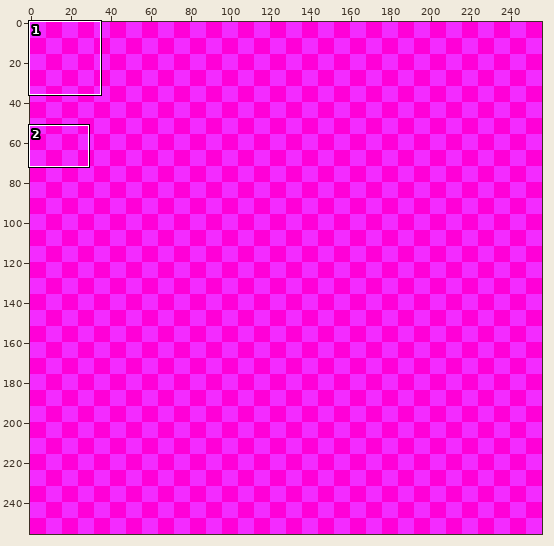
Two states of a sprite sheet, resources/atlas.png. Above, an overview of the earlier version with the close-up marked.
Close-up. Old version:
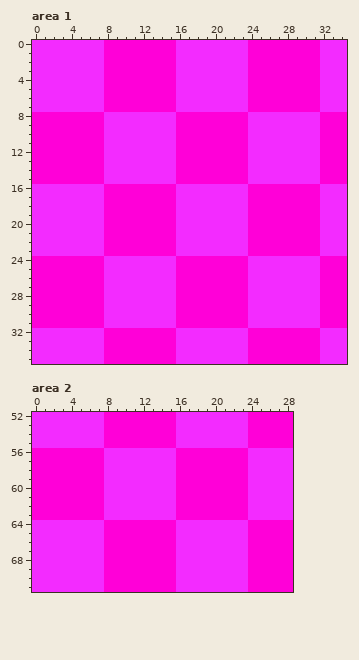
The file is 256x256 pixels. Shown: area 1: x 0..34, y 0..35; area 2: x 0..28, y 52..71. The commit also changed other parts of the picture, which this record leaves out.
New version:
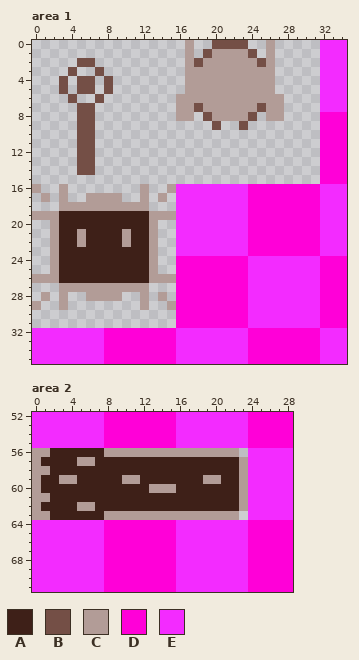
Palette (. is transparent): A #3e2018  B #744f46  C #b29c97  D #ff00d8  E #f32bff
Difference:
Changed rows in their new state; - is an unchanged pixel.
Area 1:
first column x 0:
 0 .................C..BBBB..C.....
 1 .................C.BCCCCB.C.....
 2 .....BB..........CBCCCCCCBC.....
 3 ....B..B.........CCCCCCCCCC.....
 4 ...B.BB.B........CCCCCCCCCC.....
 5 ...B.BB.B........CCCCCCCCCC.....
 6 ....B..B........CCCCCCCCCCCC....
 7 .....BB.........CCBCCCCCCBCC....
 8 .....BB.........CC.BCCCCB.CC....
 9 .....BB.............B..B........
10 .....BB.........................
11 .....BB.........................
12 .....BB.........................
13 .....BB.........................
14 .....BB.........................
15 ................................
16 C..C........C..C----------------
17 .C.C..CCCC..C.C.----------------
18 ...CCCCCCCCCC...----------------
19 CCCAAAAAAAAAACCC----------------
20 ..CAAAAAAAAAAC..----------------
21 ..CAACAAAACAAC..----------------
22 ..CAACAAAACAAC..----------------
23 ..CAAAAAAAAAAC..----------------
24 ..CAAAAAAAAAAC..----------------
25 ..CAAAAAAAAAAC..----------------
26 CCCAAAAAAAAAACCC----------------
27 ...CCCCCCCCCC...----------------
28 .C.C..CCCC..C.C.----------------
29 C..C........C..C----------------
30 ................----------------
31 ................----------------
Area 2:
first column x 0:
56 CCAAAAAACCCCCCCCCCCCCCC.
57 CAAAACCAAAAAAAAAAAAAAAAC
58 CCAAAAAAAAAAAAAAAAAAAAAC
59 CAACCAAAAACCAAAAAAACCAAC
60 CAAAAAAAAAAAACCCAAAAAAAC
61 CCAAAAAAAAAAAAAAAAAAAAAC
62 CAAAACCAAAAAAAAAAAAAAAAC
63 CCAAAAAACCCCCCCCCCCCCCC.
Where, in picture pixels (left, top, right, bottom), the same in both close-ups:
changed: (32, 40, 320, 328)
changed: (32, 448, 248, 520)
